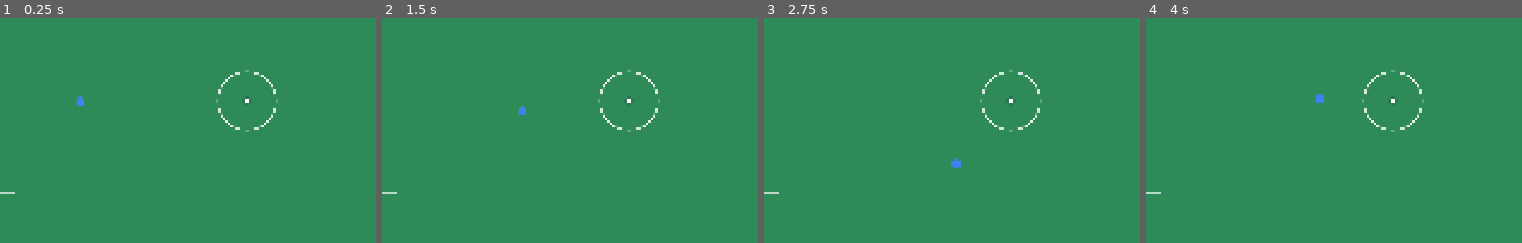
Above: before the commit, frames 1-4 (left to right).
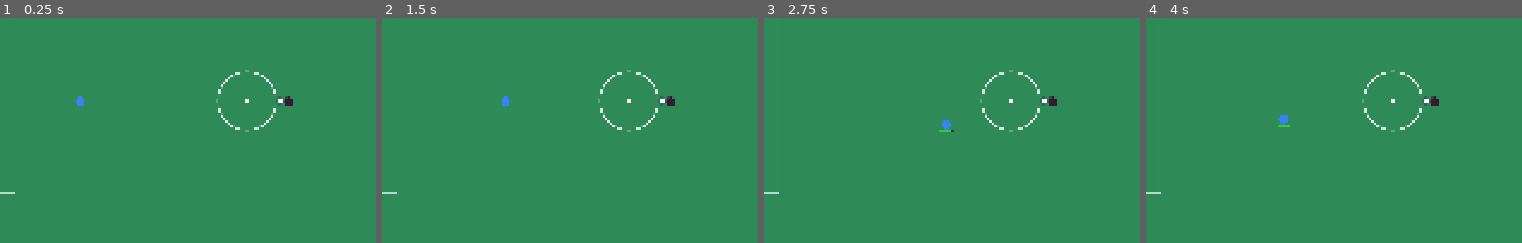
Above: after the commit, the same moments.

Repository: domaki7/pitch-run
Game: Godot game, scene res://levels/main.tscn
Same seed, same stepped clock (60 frames per second), same inputs: the game is played once before the commit and once after it.
Inputs (mouse positions are % of the whole screen's width and height, from its top left):
- Up to frame 1 (0.25 s): no input
- Up to frame 2 (1.5 s): tap Enter at 0.5 s; move the mouse to (70, 45) at 0.52 s; hold D (move_right) 0.53-1.28 s; tap Space (tackle, bound only after the commit) at 0.6, 1.25 s; move the mouse to (26, 55) at 1.27 s; hold S (move_down) from 1.28 s (still down); tap E (pass_ball) at 1.35 s
- Up to frame 3 (2.75 s): tap Space (tackle, bound only after the commit) at 1.55, 2.3 s; tap Enter at 2 s; move the mouse to (58, 28) at 2.02 s; release S (move_down) at 2.03 s; hold D (move_right) from 2.03 s (still down); tap Q (shoot) at 2.1 s
- Up to frame 4 (4 s): tap Space (tackle, bound only after the commit) at 2.75, 3.05, 3.6 s; move the mouse to (42, 70) at 2.77 s; release D (move_right) at 2.78 s; hold W (move_up) 2.78-3.53 s; tap Shift (sprint) at 2.85 s; tap Enter at 3.5 s; move the mouse to (79, 65) at 3.52 s; hold A (move_left) from 3.53 s (still down)
The pictures show only the part of the screen within x 14-64%, y 32-82%; the shares and areas given below are measured in that part.

The runs differ from the first frame. In frame 1, 0.1% of the frame differs, in the area x 73-78%, y 34-40%; in frame 2, 0.3%; in frame 3, 0.4%, in the area x 46-78%, y 34-67%; in frame 4, 0.4%.

Commit message:
tackle dummy

Diff:
--- a/levels/main.tscn
+++ b/levels/main.tscn
@@ -1,9 +1,10 @@
-[gd_scene load_steps=5 format=3]
+[gd_scene load_steps=6 format=3]
 
 [ext_resource type="PackedScene" path="res://levels/pitch.tscn" id="1_pitch"]
 [ext_resource type="PackedScene" path="res://src/entities/player/player.tscn" id="2_player"]
 [ext_resource type="PackedScene" path="res://src/entities/ball/ball.tscn" id="3_ball"]
 [ext_resource type="PackedScene" path="res://src/ui/hud/hud.tscn" id="4_hud"]
+[ext_resource type="PackedScene" path="res://src/entities/dummy_opponent/dummy_opponent.tscn" id="5_dummy"]
 
 [node name="Main" type="Node2D"]
 
@@ -12,7 +13,10 @@
 [node name="Player" parent="." instance=ExtResource("2_player")]
 position = Vector2(400, 450)
 
+[node name="DummyOpponent" parent="." instance=ExtResource("5_dummy")]
+position = Vector2(900, 450)
+
 [node name="Ball" parent="." instance=ExtResource("3_ball")]
-position = Vector2(800, 450)
+position = Vector2(880, 450)
 
 [node name="HUD" parent="." instance=ExtResource("4_hud")]
--- a/project.godot
+++ b/project.godot
@@ -67,6 +67,11 @@
 "events": [Object(InputEventKey,"resource_local_to_scene":false,"resource_name":"","device":-1,"window_id":0,"alt_press …(195 unchanged characters)…
 ]
 }
+tackle={
+"deadzone": 0.2,
+"events": [Object(InputEventKey,"resource_local_to_scene":false,"resource_name":"","device":-1,"window_id":0,"alt_pressed":false,"shift_pressed":false,"ctrl_pressed":false,"meta_pressed":false,"pressed":false,"keycode":0,"physical_keycode":32,"key_label":0,"unicode":32,"location":0,"echo":false,"script":null)
+]
+}
 
 [layer_names]
 
--- a/src/components/movement_component.gd
+++ b/src/components/movement_component.gd
@@ -7,6 +7,7 @@
 @export var friction: float = 8.0
 @export var sprint_multiplier: float = 1.5
 
+var last_facing_direction: Vector2 = Vector2.DOWN
 var _body: CharacterBody2D = null
 
 func _ready() -> void:
@@ -15,6 +16,7 @@
 func apply_movement(direction: Vector2, delta: float, is_sprinting: bool = false) -> void:
 	var target_speed: float = speed * (sprint_multiplier if is_sprinting else 1.0)
 	if direction.length_squared() > 0.0:
+		last_facing_direction = direction.normalized()
 		var target_velocity: Vector2 = direction.normalized() * target_speed
 		_body.velocity = _body.velocity.lerp(target_velocity, 1.0 - exp(-acceleration * delta))
 	else:
--- a/src/components/stamina_component.gd
+++ b/src/components/stamina_component.gd
@@ -9,7 +9,7 @@
 @export var regen_rate: float = 15.0
 @export var regen_delay: float = 1.0
 @export var sprint_drain_rate: float = 20.0
-@export var tackle_cost: float = 25.0
+@export var tackle_cost: float = 15.0
 
 var current_stamina: float = 0.0
 var is_sprinting: bool = false
--- /dev/null
+++ b/src/components/tackle_hitbox_component.gd
@@ -0,0 +1,59 @@
+class_name TackleHitboxComponent
+extends Area2D
+
+signal tackle_hit(hurtbox: Area2D)
+
+@export_group("Hitbox")
+@export var hitbox_offset: float = 20.0
+@export var hitbox_width: float = 24.0
+@export var hitbox_height: float = 16.0
+
+var debug_draw: bool = false
+var _collision_shape: CollisionShape2D = null
+var _capsule: CapsuleShape2D = null
+
+func _ready() -> void:
+	_collision_shape = $CollisionShape2D as CollisionShape2D
+	_capsule = _collision_shape.shape as CapsuleShape2D
+	area_entered.connect(_on_area_entered)
+	deactivate()
+
+func activate(direction: Vector2) -> void:
+	_capsule.radius = hitbox_height / 2.0
+	_capsule.height = hitbox_width
+	_collision_shape.position = direction * hitbox_offset
+	_collision_shape.rotation = direction.angle() - PI / 2.0
+	_collision_shape.disabled = false
+	monitoring = true
+	if debug_draw:
+		queue_redraw()
+
+func deactivate() -> void:
+	_collision_shape.disabled = true
+	monitoring = false
+	if debug_draw:
+		queue_redraw()
+
+func _on_area_entered(area: Area2D) -> void:
+	tackle_hit.emit(area)
+
+func _draw() -> void:
+	if not debug_draw:
+		return
+	var pos: Vector2 = _collision_shape.position
+	var rot: float = _collision_shape.rotation
+	var half_height: float = _capsule.height / 2.0
+	var radius: float = _capsule.radius
+	var axis: Vector2 = Vector2.from_angle(rot + PI / 2.0)
+	var cap_top: Vector2 = pos + axis * (half_height - radius)
+	var cap_bot: Vector2 = pos - axis * (half_height - radius)
+	var color: Color = Color(1.0, 0.0, 0.0, 0.4) if monitoring else Color(1.0, 0.0, 0.0, 0.15)
+	draw_circle(cap_top, radius, color)
+	draw_circle(cap_bot, radius, color)
+	var perp: Vector2 = Vector2.from_angle(rot)
+	draw_line(cap_top + perp * radius, cap_bot + perp * radius, color, 2.0)
+	draw_line(cap_top - perp * radius, cap_bot - perp * radius, color, 2.0)
+
+func _physics_process(_delta: float) -> void:
+	if debug_draw and monitoring:
+		queue_redraw()
--- /dev/null
+++ b/src/components/tackle_hitbox_component.tscn
@@ -0,0 +1,18 @@
+[gd_scene load_steps=3 format=3 uid="uid://cthitbox001"]
+
+[ext_resource type="Script" path="res://src/components/tackle_hitbox_component.gd" id="1_hitbox"]
+
+[sub_resource type="CapsuleShape2D" id="CapsuleShape2D_hitbox"]
+radius = 8.0
+height = 24.0
+
+[node name="TackleHitboxComponent" type="Area2D"]
+collision_layer = 16
+collision_mask = 128
+monitoring = true
+monitorable = false
+script = ExtResource("1_hitbox")
+
+[node name="CollisionShape2D" type="CollisionShape2D" parent="."]
+shape = SubResource("CapsuleShape2D_hitbox")
+disabled = true
--- /dev/null
+++ b/src/components/tackle_hurtbox_component.gd
@@ -0,0 +1,30 @@
+class_name TackleHurtboxComponent
+extends Area2D
+
+signal tackled(tackle_data: Dictionary)
+
+@export_group("Hurtbox")
+@export var hurtbox_radius: float = 12.0
+
+var debug_draw: bool = false
+var _collision_shape: CollisionShape2D = null
+var _circle: CircleShape2D = null
+
+func _ready() -> void:
+	_collision_shape = $CollisionShape2D as CollisionShape2D
+	_circle = _collision_shape.shape as CircleShape2D
+	_circle.radius = hurtbox_radius
+
+func set_invulnerable(value: bool) -> void:
+	_collision_shape.disabled = value
+	if debug_draw:
+		queue_redraw()
+
+func notify_tackled(data: Dictionary) -> void:
+	tackled.emit(data)
+
+func _draw() -> void:
+	if not debug_draw:
+		return
+	var color: Color = Color(0.0, 0.4, 1.0, 0.3) if not _collision_shape.disabled else Color(0.0, 0.4, 1.0, 0.1)
+	draw_circle(Vector2.ZERO, _circle.radius, color)
--- /dev/null
+++ b/src/components/tackle_hurtbox_component.tscn
@@ -0,0 +1,16 @@
+[gd_scene load_steps=3 format=3 uid="uid://churtbox001"]
+
+[ext_resource type="Script" path="res://src/components/tackle_hurtbox_component.gd" id="1_hurtbox"]
+
+[sub_resource type="CircleShape2D" id="CircleShape2D_hurtbox"]
+radius = 12.0
+
+[node name="TackleHurtboxComponent" type="Area2D"]
+collision_layer = 64
+collision_mask = 0
+monitoring = false
+monitorable = true
+script = ExtResource("1_hurtbox")
+
+[node name="CollisionShape2D" type="CollisionShape2D" parent="."]
+shape = SubResource("CircleShape2D_hurtbox")
--- /dev/null
+++ b/src/entities/dummy_opponent/dummy_opponent.gd
@@ -0,0 +1,20 @@
+class_name DummyOpponent
+extends CharacterBody2D
+
+var ball_control_component: BallControlComponent = null
+
+func _ready() -> void:
+	ball_control_component = $BallControlComponent as BallControlComponent
+	var ball_detection: Area2D = $BallDetectionArea as Area2D
+	ball_detection.body_entered.connect(_on_ball_detection_area_body_entered)
+	add_to_group("opponents")
+
+func _on_ball_detection_area_body_entered(body: Node2D) -> void:
+	if ball_control_component.has_ball:
+		return
+	var ball: Ball = body as Ball
+	if ball == null:
+		return
+	if ball.current_state != Ball.BallState.FREE:
+		return
+	ball_control_component.receive_ball(ball)
--- /dev/null
+++ b/src/entities/dummy_opponent/dummy_opponent.tscn
@@ -0,0 +1,34 @@
+[gd_scene load_steps=6 format=3 uid="uid://cdummy_opponent"]
+
+[ext_resource type="Script" path="res://src/entities/dummy_opponent/dummy_opponent.gd" id="1_dummy_script"]
+[ext_resource type="Texture2D" path="res://assets/sprites/player/player_default.svg" id="2_dummy_texture"]
+[ext_resource type="PackedScene" path="res://src/components/ball_control_component.tscn" id="3_ball_control"]
+[ext_resource type="PackedScene" path="res://src/components/tackle_hurtbox_component.tscn" id="4_hurtbox"]
+
+[sub_resource type="CircleShape2D" id="CircleShape2D_dummy_body"]
+radius = 12.0
+
+[node name="DummyOpponent" type="CharacterBody2D"]
+collision_layer = 4
+collision_mask = 1
+script = ExtResource("1_dummy_script")
+
+[node name="CollisionShape2D" type="CollisionShape2D" parent="."]
+shape = SubResource("CircleShape2D_dummy_body")
+
+[node name="Sprite2D" type="Sprite2D" parent="."]
+modulate = Color(0.9, 0.2, 0.2, 1.0)
+texture = ExtResource("2_dummy_texture")
+
+[node name="BallDetectionArea" type="Area2D" parent="."]
+collision_layer = 0
+collision_mask = 8
+monitorable = false
+
+[node name="CollisionShape2D" type="CollisionShape2D" parent="BallDetectionArea"]
+shape = SubResource("CircleShape2D_dummy_body")
+
+[node name="BallControlComponent" parent="." instance=ExtResource("3_ball_control")]
+
+[node name="TackleHurtboxComponent" parent="." instance=ExtResource("4_hurtbox")]
+collision_layer = 128
--- a/src/entities/player/player.gd
+++ b/src/entities/player/player.gd
@@ -6,6 +6,8 @@
 var stamina_component: StaminaComponent = null
 var ball_control_component: BallControlComponent = null
 var kick_component: KickComponent = null
+var tackle_hitbox_component: TackleHitboxComponent = null
+var tackle_hurtbox_component: TackleHurtboxComponent = null
 var _stamina_bar: ProgressBar = null
 var _state_label: Label = null
 
@@ -15,6 +17,8 @@
 	stamina_component = $StaminaComponent as StaminaComponent
 	ball_control_component = $BallControlComponent as BallControlComponent
 	kick_component = $KickComponent as KickComponent
+	tackle_hitbox_component = $TackleHitboxComponent as TackleHitboxComponent
+	tackle_hurtbox_component = $TackleHurtboxComponent as TackleHurtboxComponent
 	_stamina_bar = $StaminaBar as ProgressBar
 	_state_label = $StateLabel as Label
 
--- a/src/entities/player/player.tscn
+++ b/src/entities/player/player.tscn
@@ -11,6 +11,9 @@
 [ext_resource type="PackedScene" path="res://src/components/stamina_component.tscn" id="9_stamina"]
 [ext_resource type="PackedScene" path="res://src/components/ball_control_component.tscn" id="10_ball_control"]
 [ext_resource type="PackedScene" path="res://src/components/kick_component.tscn" id="11_kick"]
+[ext_resource type="Script" path="res://src/entities/player/states/tackle_state.gd" id="12_tackle_state"]
+[ext_resource type="PackedScene" path="res://src/components/tackle_hitbox_component.tscn" id="13_tackle_hitbox"]
+[ext_resource type="PackedScene" path="res://src/components/tackle_hurtbox_component.tscn" id="14_tackle_hurtbox"]
 
 [sub_resource type="StyleBoxFlat" id="StyleBoxFlat_stamina_bg"]
 bg_color = Color(0.15, 0.15, 0.15, 0.8)
@@ -63,6 +66,9 @@
 [node name="SprintState" type="Node" parent="StateMachine"]
 script = ExtResource("7_sprint_state")
 
+[node name="TackleState" type="Node" parent="StateMachine"]
+script = ExtResource("12_tackle_state")
+
 [node name="MovementComponent" parent="." instance=ExtResource("8_movement")]
 
 [node name="StaminaComponent" parent="." instance=ExtResource("9_stamina")]
@@ -70,6 +76,10 @@
 [node name="BallControlComponent" parent="." instance=ExtResource("10_ball_control")]
 
 [node name="KickComponent" parent="." instance=ExtResource("11_kick")]
+
+[node name="TackleHitboxComponent" parent="." instance=ExtResource("13_tackle_hitbox")]
+
+[node name="TackleHurtboxComponent" parent="." instance=ExtResource("14_tackle_hurtbox")]
 
 [node name="StaminaBar" type="ProgressBar" parent="."]
 visible = false
--- a/src/entities/player/states/idle_state.gd
+++ b/src/entities/player/states/idle_state.gd
@@ -24,6 +24,12 @@
 					kick.shoot(ball, get_mouse_target())
 				return
 
+	if _is_input_enabled() and not ball_control.has_ball:
+		if Input.is_action_just_pressed(&"tackle"):
+			if stamina.current_stamina >= stamina.tackle_cost:
+				transition_requested.emit(self, &"TackleState")
+				return
+
 	var direction: Vector2 = get_input_direction()
 	if direction.length_squared() > 0.0:
 		if ball_control.has_ball:
--- a/src/entities/player/states/player_state.gd
+++ b/src/entities/player/states/player_state.gd
@@ -6,6 +6,8 @@
 var stamina: StaminaComponent = null
 var ball_control: BallControlComponent = null
 var kick: KickComponent = null
+var tackle_hitbox: TackleHitboxComponent = null
+var tackle_hurtbox: TackleHurtboxComponent = null
 
 func _ready() -> void:
 	await owner.ready
@@ -14,6 +16,8 @@
 	stamina = player.stamina_component
 	ball_control = player.ball_control_component
 	kick = player.kick_component
+	tackle_hitbox = player.tackle_hitbox_component
+	tackle_hurtbox = player.tackle_hurtbox_component
 
 func get_input_direction() -> Vector2:
 	if not _is_input_enabled():
--- a/src/entities/player/states/run_state.gd
+++ b/src/entities/player/states/run_state.gd
@@ -15,6 +15,11 @@
 		transition_requested.emit(self, &"IdleState")
 		return
 
+	if _is_input_enabled() and Input.is_action_just_pressed(&"tackle"):
+		if stamina.current_stamina >= stamina.tackle_cost:
+			transition_requested.emit(self, &"TackleState")
+			return
+
 	if _is_input_enabled() and Input.is_action_just_pressed(&"sprint"):
 		if stamina.start_sprint():
 			transition_requested.emit(self, &"SprintState")
--- a/src/entities/player/states/sprint_state.gd
+++ b/src/entities/player/states/sprint_state.gd
@@ -30,6 +30,11 @@
 		_drop_to_base_state()
 		return
 
+	if not ball_control.has_ball and Input.is_action_just_pressed(&"tackle"):
+		if stamina.current_stamina >= stamina.tackle_cost:
+			transition_requested.emit(self, &"TackleState")
+			return
+
 	if ball_control.has_ball:
 		if Input.is_action_just_pressed(&"pass_ball"):
 			var ball: RigidBody2D = ball_control.release_ball()
--- /dev/null
+++ b/src/entities/player/states/tackle_state.gd
@@ -0,0 +1,104 @@
+class_name PlayerTackleState
+extends PlayerState
+
+@export_group("Lunge")
+@export var lunge_distance: float = 100.0
+@export var lunge_duration: float = 0.2
+@export var cooldown_duration: float = 0.9
+
+@export_group("Ball Pop")
+@export var ball_pop_force: float = 150.0
+@export var ball_pop_bias: float = 0.6
+
+var _lunge_direction: Vector2 = Vector2.ZERO
+var _lunge_speed: float = 0.0
+var _lunge_timer: float = 0.0
+var _cooldown_timer: float = 0.0
+var _is_lunging: bool = false
+var _is_cooling_down: bool = false
+var _hit_landed: bool = false
+
+func enter() -> void:
+	if not stamina.use_stamina(stamina.tackle_cost):
+		transition_requested.emit(self, &"IdleState")
+		return
+
+	var dir: Vector2 = get_input_direction()
+	if dir.length_squared() == 0.0:
+		dir = movement.last_facing_direction
+	_lunge_direction = dir.normalized()
+
+	_lunge_speed = lunge_distance / lunge_duration
+	_lunge_timer = lunge_duration
+	_cooldown_timer = 0.0
+	_is_lunging = true
+	_is_cooling_down = false
+	_hit_landed = false
+
+	tackle_hitbox.activate(_lunge_direction)
+	tackle_hurtbox.set_invulnerable(true)
+	tackle_hitbox.tackle_hit.connect(_on_tackle_hit)
+	ball_control.ball_received.connect(_on_ball_received_during_tackle)
+
+func exit() -> void:
+	tackle_hitbox.deactivate()
+	tackle_hurtbox.set_invulnerable(false)
+	if tackle_hitbox.tackle_hit.is_connected(_on_tackle_hit):
+		tackle_hitbox.tackle_hit.disconnect(_on_tackle_hit)
+	if ball_control.ball_received.is_connected(_on_ball_received_during_tackle):
+		ball_control.ball_received.disconnect(_on_ball_received_during_tackle)
+	_is_lunging = false
+	_is_cooling_down = false
+
+func process_physics(delta: float) -> void:
+	if _is_lunging:
+		_lunge_timer -= delta
+		if _lunge_timer <= 0.0:
+			_end_lunge()
+			return
+		player.velocity = _lunge_direction * _lunge_speed
+		player.move_and_slide()
+	elif _is_cooling_down:
+		_cooldown_timer -= delta
+		movement.apply_movement(Vector2.ZERO, delta)
+		if _cooldown_timer <= 0.0:
+			if ball_control.has_ball:
+				transition_requested.emit(self, &"DribbleState")
+			else:
+				transition_requested.emit(self, &"IdleState")
+
+func _end_lunge() -> void:
+	_is_lunging = false
+	tackle_hitbox.deactivate()
+	tackle_hurtbox.set_invulnerable(false)
+	player.velocity = Vector2.ZERO
+	_is_cooling_down = true
+	_cooldown_timer = cooldown_duration
+
+func _on_tackle_hit(hurtbox: Area2D) -> void:
+	if _hit_landed:
+		return
+	_hit_landed = true
+
+	var victim: Node2D = hurtbox.get_parent() as Node2D
+	if victim and "ball_control_component" in victim:
+		var victim_bc: BallControlComponent = victim.ball_control_component
+		if victim_bc and victim_bc.has_ball:
+			var ball: RigidBody2D = victim_bc.release_ball()
+			if ball:
+				var to_attacker: Vector2 = (player.global_position - ball.global_position).normalized()
+				var pop_dir: Vector2 = (_lunge_direction * (1.0 - ball_pop_bias) + to_attacker * ball_pop_bias).normalized()
+				ball.apply_central_impulse(pop_dir * ball_pop_force)
+
+	if hurtbox.has_method(&"notify_tackled"):
+		hurtbox.notify_tackled({"attacker": player, "direction": _lunge_direction})
+
+	_is_lunging = false
+	tackle_hitbox.deactivate()
+	tackle_hurtbox.set_invulnerable(false)
+	player.velocity = Vector2.ZERO
+	_is_cooling_down = true
+	_cooldown_timer = cooldown_duration
+
+func _on_ball_received_during_tackle() -> void:
+	pass
--- /dev/null
+++ b/src/ui/debug/debug_combat_gui.gd
@@ -0,0 +1,146 @@
+extends Control
+
+var _tackle_state: PlayerTackleState = null
+var _hitbox: TackleHitboxComponent = null
+var _hurtbox: TackleHurtboxComponent = null
+var _defaults: Dictionary = {}
+var _controls: Dictionary = {}
+var _vbox: VBoxContainer = null
+
+func setup(tackle_state: PlayerTackleState, hitbox: TackleHitboxComponent, hurtbox: TackleHurtboxComponent) -> void:
+	_tackle_state = tackle_state
+	_hitbox = hitbox
+	_hurtbox = hurtbox
+	_store_defaults()
+	_build_controls()
+
+func _store_defaults() -> void:
+	_defaults = {
+		"lunge_distance": _tackle_state.lunge_distance,
+		"lunge_duration": _tackle_state.lunge_duration,
+		"cooldown_duration": _tackle_state.cooldown_duration,
+		"ball_pop_force": _tackle_state.ball_pop_force,
+		"ball_pop_bias": _tackle_state.ball_pop_bias,
+		"hitbox_offset": _hitbox.hitbox_offset,
+		"hitbox_width": _hitbox.hitbox_width,
+		"hitbox_height": _hitbox.hitbox_height,
+		"hurtbox_radius": _hurtbox.hurtbox_radius,
+	}
+
+func _build_controls() -> void:
+	var scroll: ScrollContainer = ScrollContainer.new()
+	scroll.set_anchors_preset(Control.PRESET_FULL_RECT)
+	add_child(scroll)
+
+	_vbox = VBoxContainer.new()
+	_vbox.size_flags_horizontal = Control.SIZE_EXPAND_FILL
+	scroll.add_child(_vbox)
+
+	_add_header("Lunge")
+	_add_float_control(_tackle_state, "lunge_distance", 10.0, 300.0, 5.0)
+	_add_float_control(_tackle_state, "lunge_duration", 0.05, 1.0, 0.05)
+	_add_float_control(_tackle_state, "cooldown_duration", 0.1, 3.0, 0.1)
+
+	_add_header("Ball Pop")
+	_add_float_control(_tackle_state, "ball_pop_force", 0.0, 500.0, 10.0)
+	_add_float_control(_tackle_state, "ball_pop_bias", 0.0, 1.0, 0.05)
+
+	_add_header("Hitbox Shape")
+	_add_float_control(_hitbox, "hitbox_offset", 0.0, 60.0, 1.0)
+	_add_float_control(_hitbox, "hitbox_width", 4.0, 60.0, 1.0)
+	_add_float_control(_hitbox, "hitbox_height", 4.0, 60.0, 1.0)
+
+	_add_header("Hurtbox Shape")
+	_add_float_control(_hurtbox, "hurtbox_radius", 4.0, 40.0, 1.0)
+
+	_vbox.add_child(HSeparator.new())
+
+	_add_header("Visualization")
+	_add_checkbox_control("Show Tackle Hitbox", func(pressed: bool) -> void:
+		_hitbox.debug_draw = pressed
+		_hitbox.queue_redraw()
+	)
+	_add_checkbox_control("Show Tackle Hurtbox", func(pressed: bool) -> void:
+		_hurtbox.debug_draw = pressed
+		_hurtbox.queue_redraw()
+	)
+
+	_vbox.add_child(HSeparator.new())
+	_add_copy_button()
+
+func _add_header(text: String) -> void:
+	var label: Label = Label.new()
+	label.text = text
+	label.add_theme_font_size_override("font_size", 18)
+	_vbox.add_child(label)
+
+func _add_float_control(target: Object, property: String, min_val: float, max_val: float, step: float) -> void:
+	var row: HBoxContainer = HBoxContainer.new()
+	_vbox.add_child(row)
+
+	var label: Label = Label.new()
+	label.text = property.capitalize()
+	label.custom_minimum_size.x = 120.0
+	row.add_child(label)
+
+	var slider: HSlider = HSlider.new()
+	slider.min_value = min_val
+	slider.max_value = max_val
+	slider.step = step
+	slider.value = target.get(property)
+	slider.size_flags_horizontal = Control.SIZE_EXPAND_FILL
+	row.add_child(slider)
+
+	var value_label: Label = Label.new()
+	value_label.text = str(snappedf(slider.value, step))
+	value_label.custom_minimum_size.x = 60.0
+	value_label.horizontal_alignment = HORIZONTAL_ALIGNMENT_RIGHT
+	row.add_child(value_label)
+
+	var reset_btn: Button = Button.new()
+	reset_btn.text = "Reset"
+	reset_btn.visible = false
+	row.add_child(reset_btn)
+
+	var default_val: float = _defaults[property]
+
+	slider.value_changed.connect(func(value: float) -> void:
+		target.set(property, value)
+		value_label.text = str(snappedf(value, step))
+		reset_btn.visible = not is_equal_approx(value, default_val)
+	)
+
+	reset_btn.pressed.connect(func() -> void:
+		slider.value = default_val
+	)
+
+	_controls[property] = {"slider": slider, "value_label": value_label, "reset_button": reset_btn}
+
+func _add_checkbox_control(label_text: String, callback: Callable) -> void:
+	var checkbox: CheckBox = CheckBox.new()
+	checkbox.text = label_text
+	checkbox.toggled.connect(callback)
+	_vbox.add_child(checkbox)
+
+func _add_copy_button() -> void:
+	var btn: Button = Button.new()
+	btn.text = "Copy Values to Clipboard"
+	_vbox.add_child(btn)
+
+	btn.pressed.connect(func() -> void:
+		var changed: Dictionary = {}
+		for property: String in _defaults:
+			var target: Object = _get_target_for_property(property)
+			var current: float = target.get(property)
+			if not is_equal_approx(current, _defaults[property]):
+				changed[property] = current
+		DisplayServer.clipboard_set(JSON.stringify(changed, "  "))
+	)
+
+func _get_target_for_property(property: String) -> Object:
+	if property in ["hitbox_offset", "hitbox_width", "hitbox_height"]:
+		return _hitbox
+	elif property == "hurtbox_radius":
+		return _hurtbox
+	else:
+		return _tackle_state
--- a/src/ui/debug/debug_gui.gd
+++ b/src/ui/debug/debug_gui.gd
@@ -46,6 +46,14 @@
 		_tab_container.add_child(ball_tab)
 		ball_tab.setup(ball, player.kick_component)
 
+	var tackle_state: PlayerTackleState = player.state_machine.get_node("TackleState") as PlayerTackleState
+	if tackle_state and player.tackle_hitbox_component and player.tackle_hurtbox_component:
+		var combat_tab: Control = Control.new()
+		combat_tab.set_script(preload("res://src/ui/debug/debug_combat_gui.gd"))
+		combat_tab.name = "Combat"
+		_tab_container.add_child(combat_tab)
+		combat_tab.setup(tackle_state, player.tackle_hitbox_component, player.tackle_hurtbox_component)
+
 	var display_tab: Control = Control.new()
 	display_tab.set_script(preload("res://src/ui/debug/debug_display_gui.gd"))
 	display_tab.name = "Display"
Not shown, added: src/components/tackle_hitbox_component.gd.uid
Not shown, added: src/components/tackle_hurtbox_component.gd.uid
Not shown, added: src/entities/dummy_opponent/dummy_opponent.gd.uid
Not shown: 1 places in src/entities/player/player.tscn that only renumber resources
Not shown, added: src/entities/player/states/tackle_state.gd.uid
Not shown, added: src/ui/debug/debug_combat_gui.gd.uid
